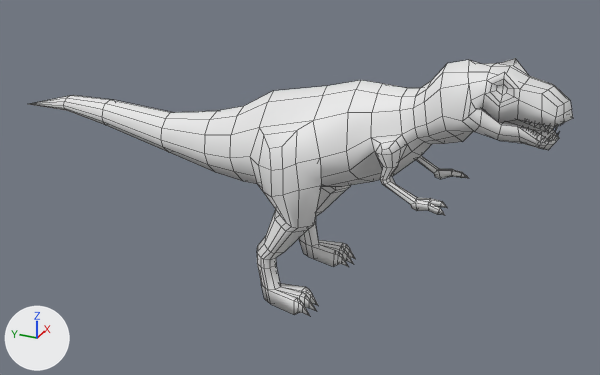
A saved change to the FBX model Assets/Game/Models/dinosaur.fbx.
Both versions are drawn from a camera (50 mm lens) standing at (-6.73, -3.0, 4.41) and looking at (0.06, 0.05, 1.01). Lighting does not change. The marker at lower left points along +X, +Y and +Z. Mesh edges are drawn as thin lines. Where no turn or scale is listed for an object, it has been applied to the vertices.

The older version as bpy lines, for what is in view:
```python
me_cube_001 = bpy.data.meshes.new('Cube.001')
me_cube_001.from_pydata(...)  # 774 vertices, 726 faces; spans x -0.64..0.64, y -2.91..2.81, z -1.28..1.21
me_cube_001.materials.append(mat_material)  # white #e7e7e7
ob_cube = bpy.data.objects.new('Cube', me_cube_001)
ob_cube.location = (0.0, 0.504, 1.284)
```
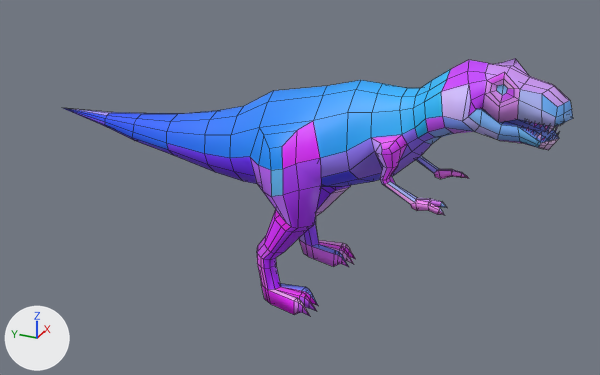
The newer file is also turned or shifted as a whole; pictures and numbers use the older file's frame.

Changed parts and their boxes (x1, y1, x2, y2) in the pictures (600 x 375 px; the box of a moved part takes in the faces that stretch with it):
'Cube', reshaped (6% narrower)
    before: (29, 58, 573, 316)
    after: (63, 58, 573, 316)
part 1 of me_cube_001, moved or reshaped
    before: (29, 95, 217, 172)
    after: (63, 108, 217, 172)
part 2 of me_cube_001, moved or reshaped
    both: (413, 58, 530, 144)
part 3 of me_cube_001, recoloured
    both: (204, 59, 573, 316)

The change in detail:
Picture 'dinosaur_color.png' (img_dinosaur_color_png) is new.
Material 'Dinosaur_Material' (mat_dinosaur_material) is new.
Its texture is img_dinosaur_color_png.
me_cube_001 is used by ob_cube; location (0.0, 0.504, 1.284).
me_cube_001 had 774 vertices, 726 faces and spanned x -0.64..0.64, y -2.91..2.81, z -1.28..1.21.
me_cube_001 now has 774 vertices, 726 faces and spans x -0.64..0.64, y -2.91..2.34, z -1.28..1.21.
me_cube_001 part 1: 37 of 774 vertices moved; they spanned x -0.22..0.22, y 0.91..2.81, z -0.08..0.35 and now span x -0.26..0.26, y 0.82..2.34, z -0.11..0.31; mean shift (0.0, -0.33, -0.07); largest move (0.06, 2.21, 0.32) -> (0.05, 1.71, 0.2).
me_cube_001 part 2: 25 of 774 vertices moved; they spanned x -0.3..0.3, y -2.36..-1.71, z 0.44..1.2 and now span x -0.29..0.29, y -2.36..-1.73, z 0.49..1.21; mean shift (0.0, 0.01, 0.01); largest move (0.0, -2.03, 0.49) -> (0.0, -1.95, 0.57).
me_cube_001 part 3: 726 faces spanning x -0.64..0.64, y -2.91..2.34, z -1.28..1.21 switch from mat_material (white #e7e7e7) to mat_dinosaur_material (picture img_dinosaur_color_png).
